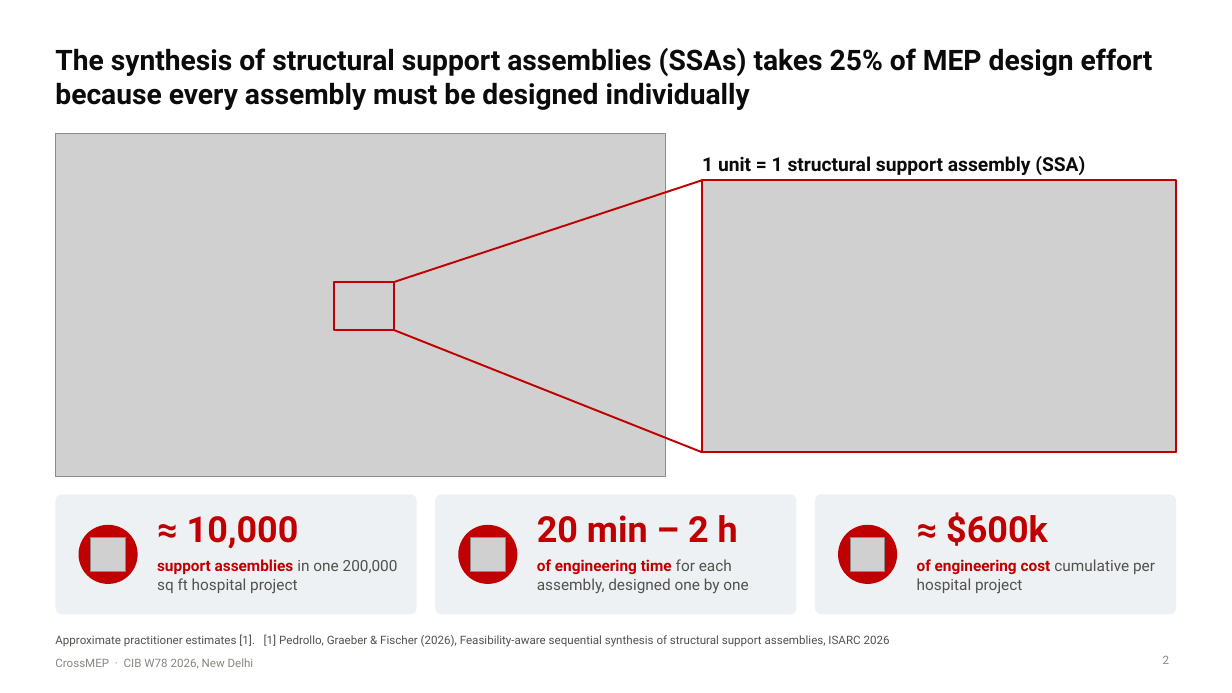
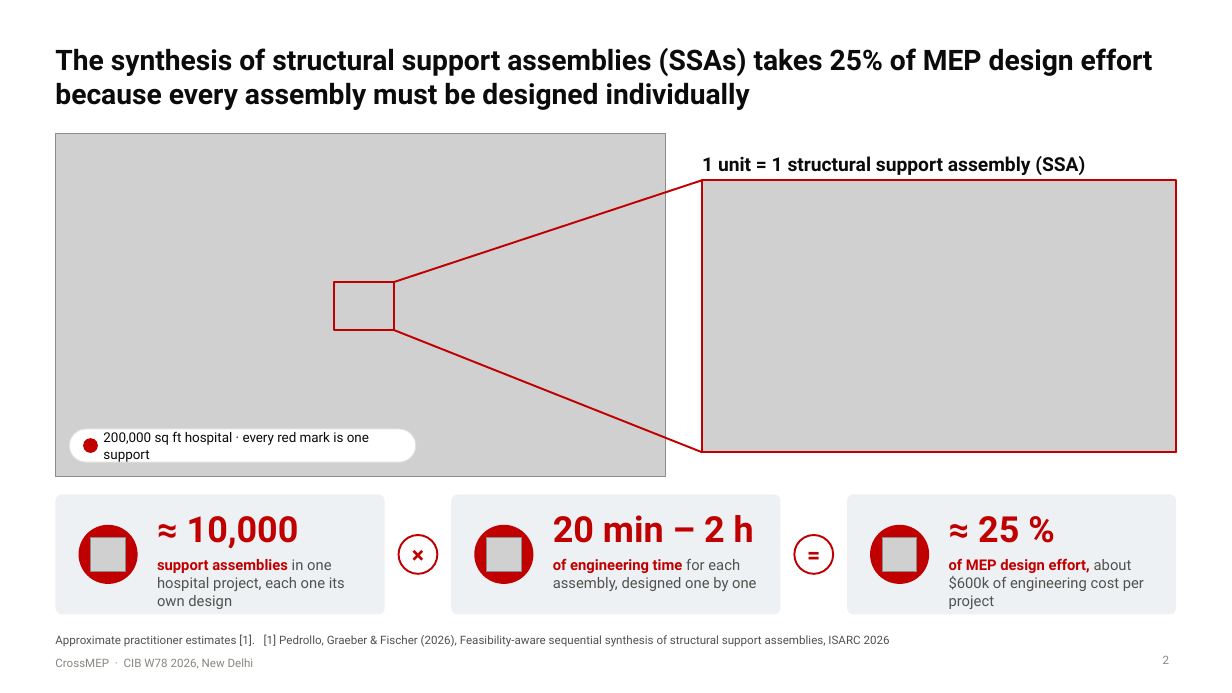
Before and after one commit to lavinia-ped/CrossMEP_Dataset, a slide deck: slide 2 of docs/CrossMEP_CIBW78_talk.pptx. Drawn at 1232x693 pixels with LibreOffice and Linux fonts; fonts in the diff are those of the drawing; grey boxes stand for pictures. Boxes give left, top, right and bottom in pixels: in the first picture for what was removed or moved away, otherwise in the second. Text is boxed around its words. In the diff, an @@ line names an element or a change of style, - is before the commit and + after.

Commit message:
Talk: slides 2 and 3 redrawn, count times time equals effort, named parts and checks

```diff
--- a/docs/CrossMEP_CIBW78_talk.pptx
+++ b/docs/CrossMEP_CIBW78_talk.pptx
@@ rounded rectangle added at <box>69,429,416,462</box>, fill #FFFFFF, outline #E1E0D9 0.75 pt @@
@@ ellipse added at <box>83,438,98,453</box>, fill #C00000 @@
@@ text added at <box>103,431,369,462</box>, 10.5 pt, text #0B0B0B @@
+200,000 sq ft hospital · every red mark is one support
@@ rounded rectangle: place and size @@
-rounded rectangle at <box>55,494,417,615</box>
+rounded rectangle at <box>55,494,384,615</box>
@@ rounded rectangle: place and size @@
-rounded rectangle at <box>435,494,797,615</box>
+rounded rectangle at <box>451,494,780,615</box>
@@ text "20 min – 2 h": place and size @@
-text "20 min – 2 h" at <box>537,515,738,543</box>
+text "20 min – 2 h" at <box>553,515,754,543</box>
@@ rounded rectangle: place and size @@
-rounded rectangle at <box>815,494,1177,615</box>
+rounded rectangle at <box>848,494,1177,615</box>
@@ ellipse added at <box>398,535,437,574</box>, fill #FFFFFF, outline #C00000 1.5 pt @@
@@ text added at <box>398,535,437,574</box>, 18 pt, text #C00000, bold @@
+×
@@ ellipse: place and size @@
-ellipse at <box>458,525,518,584</box>
+ellipse at <box>474,525,533,584</box>
@@ picture: place and size @@
-picture at <box>470,537,505,571</box>
+picture at <box>487,537,521,571</box>
@@ ellipse added at <box>795,535,834,574</box>, fill #FFFFFF, outline #C00000 1.5 pt @@
@@ text added at <box>795,535,834,574</box>, 18 pt, text #C00000, bold @@
+=
@@ picture removed at <box>850,537,884,571</box> @@
@@ ellipse: place and size @@
-ellipse at <box>838,525,897,584</box>
+ellipse at <box>871,525,930,584</box>
@@ picture added at <box>883,537,917,571</box> @@
@@ text removed at <box>946,512,1048,546</box> @@
-≈ $600k
@@ text added at <box>978,516,1019,543</box>, 28 pt, text #C00000, bold @@
+≈ 25 %
@@ text at <box>157,559,345,609</box>: text changed; size 12 to 11.5 pt @@
-support assemblies in one 200,000 sq ft hospital project
+support assemblies in one hospital project, each one its own design
@@ text "of engineering time for each ...": place and size @@
-text "of engineering time for each ..." at <box>537,559,748,594</box>
+text "of engineering time for each ..." at <box>553,558,756,591</box>
@@ text "of engineering time for each ..." at <box>553,558,756,591</box>: size 12 to 11.5 pt @@
@@ text at <box>949,558,1144,609</box>: text changed; size 12 to 11.5 pt @@
-of engineering cost cumulative per hospital project
+of MEP design effort, about $600k of engineering cost per project
```
Also in this commit, not shown: 1 other slide changed, 2 other files.
